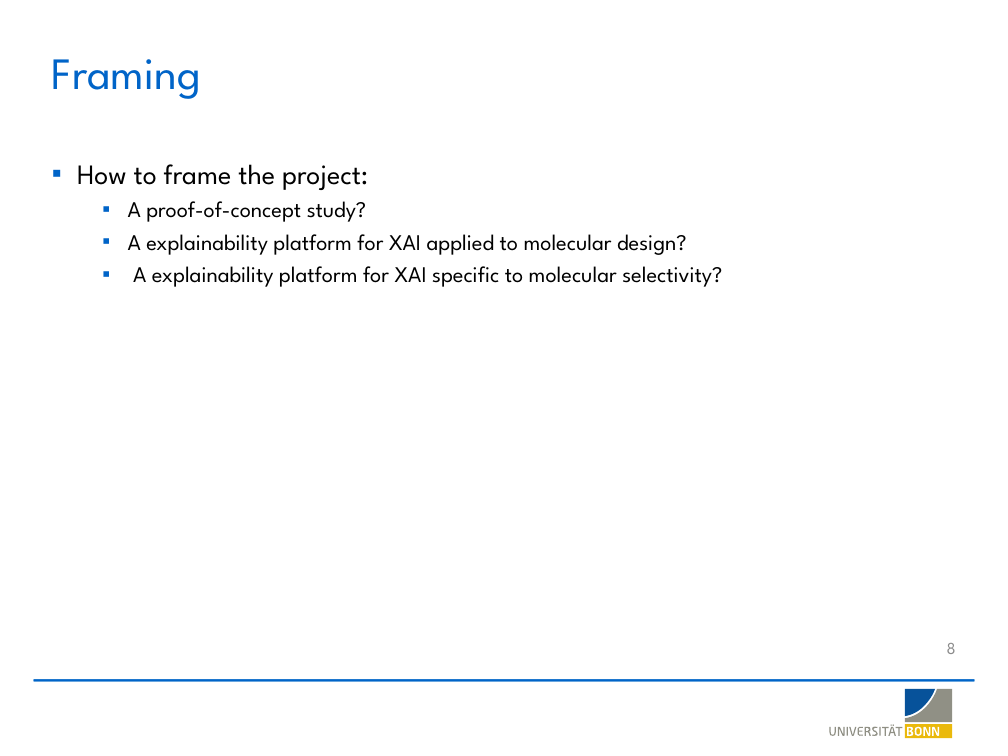
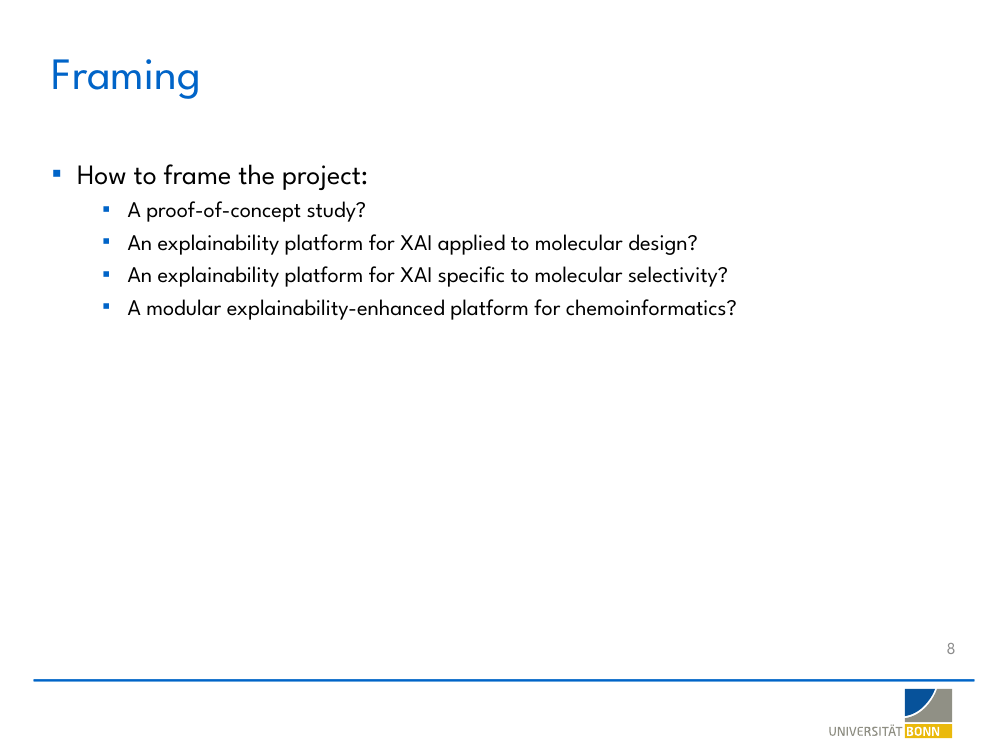
Before and after one commit to LSI-Uni-Bonn/ChemicHAL, a slide deck: slide 8 of slides/AI_Agent_Explainability.pptx. Drawn at 1008x756 pixels with LibreOffice and Linux fonts; fonts in the diff are those of the drawing; background and template pictures are left out. Boxes give left, top, right and bottom in pixels: in the first picture for what was removed or moved away, otherwise in the second. Text is boxed around its words. In the diff, an @@ line names an element or a change of style, - is before the commit and + after.

```diff
--- a/slides/AI_Agent_Explainability.pptx
+++ b/slides/AI_Agent_Explainability.pptx
@@ text at bbox=[128, 234, 737, 320]: text changed @@
-  ▪ A explainability platform for XAI applied to molecular design?
-  ▪ A explainability platform for XAI specific to molecular selectivity?
+  ▪ An explainability platform for XAI applied to molecular design?
+  ▪ An explainability platform for XAI specific to molecular selectivity?
+  ▪ A modular explainability-enhanced platform for chemoinformatics?
```
Also in this commit, not shown: 2 other slides changed.
